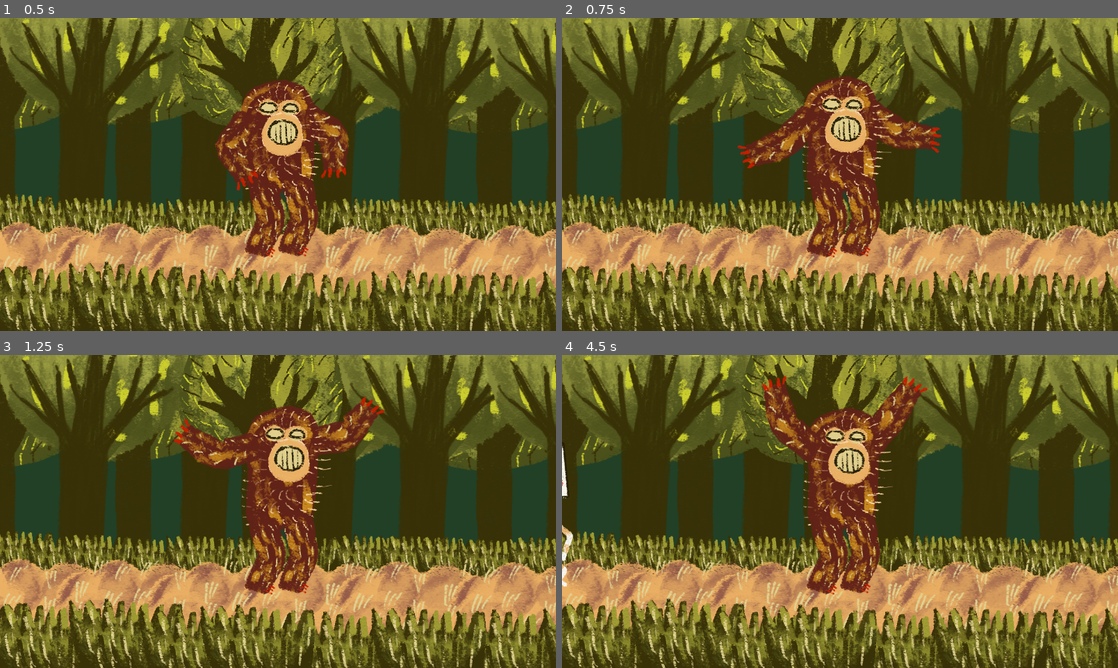
Above: before the commit, frames 1-4 (two rows, left to right).
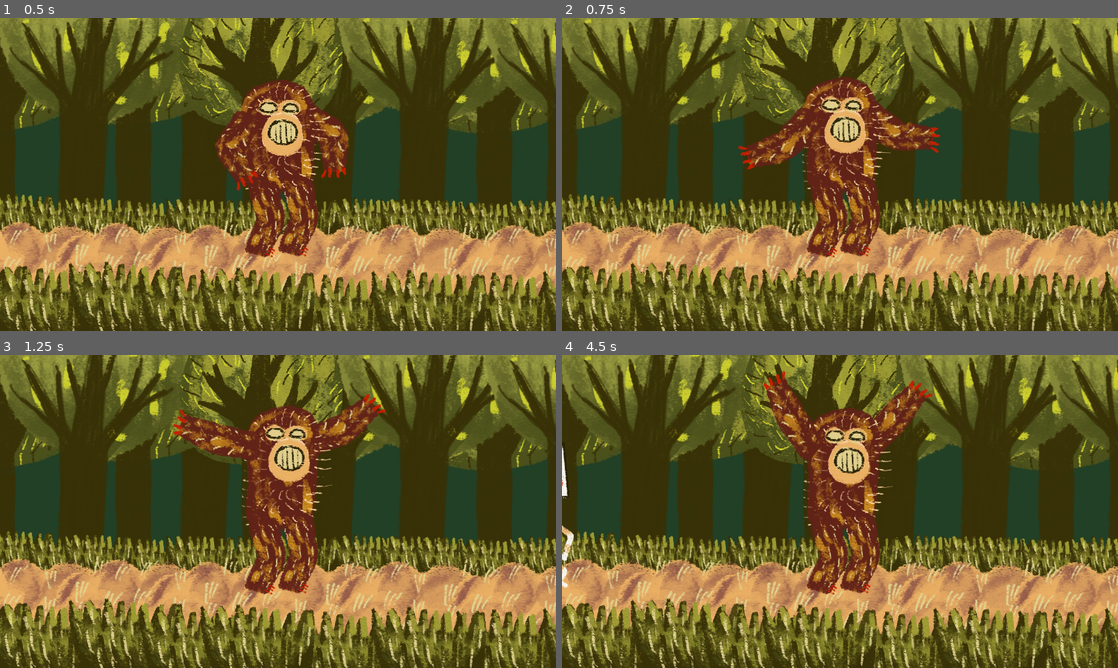
Above: after the commit, the same moments.

Repository: fguillen/The-Forest-Monster-and-the-Cards-Championship
Game: Godot game, scene res://testing/forest.tscn
Same seed, same stepped clock (60 frames per second), same inputs: the game is played once before the commit and once after it.
Inputs:
- Up to frame 1 (0.5 s): no input
- Up to frame 2 (0.75 s): tap Enter (ui_accept) at 0.5 s; hold Right (ui_right) from 0.53 s (still down)
- Up to frame 3 (1.25 s): keep holding Right (ui_right); tap Enter (ui_accept) at 0.77 s
- Up to frame 4 (4.5 s): release Right (ui_right) at 1.28 s; hold Down (ui_down) 1.28-2.03 s; tap Enter (ui_accept) at 1.52, 3.02, 3.77 s; hold Right (ui_right) 2.03-2.78 s; hold Up (ui_up) 2.78-3.53 s; hold Left (ui_left) from 3.53 s (still down)

Frame 1 is identical in both runs. In frame 2, 1.8% of the frame differs, in the area x 31-69%, y 18-51%; in frame 3, 2.6%, in the area x 31-70%, y 12-46%; in frame 4, 2.2%.

Commit message:
Paseants get scared

Diff:
--- a/actors/monster_riggid_3.gd
+++ b/actors/monster_riggid_3.gd
@@ -61,3 +61,8 @@
 func _on_animation_player_animation_finished(anim_name):
 	if _state == "scare":
 		_set_state_idle()
+
+
+func _on_scare_area_2d_body_entered(body):
+	if body is Paseant:
+		body.scare()
--- a/actors/monster_riggid_3.tscn
+++ b/actors/monster_riggid_3.tscn
@@ -158,6 +158,18 @@
 "update": 0,
 "values": [Vector2(-1, -67)]
 }
+tracks/6/type = "value"
+tracks/6/imported = false
+tracks/6/enabled = true
+tracks/6/path = NodePath("ScareArea2D:monitoring")
+tracks/6/interp = 1
+tracks/6/loop_wrap = true
+tracks/6/keys = {
+"times": PackedFloat32Array(0),
+"transitions": PackedFloat32Array(1),
+"update": 1,
+"values": [false]
+}
 
 [sub_resource type="Animation" id="Animation_mur5k"]
 resource_name = "idle"
@@ -243,7 +255,7 @@
 tracks/0/imported = false
 tracks/0/enabled = true
 tracks/0/path = NodePath("TargetArmLeft:position")
-tracks/0/interp = 1
+tracks/0/interp = 2
 tracks/0/loop_wrap = true
 tracks/0/keys = {
 "times": PackedFloat32Array(0, 0.25, 1, 1.6, 1.9, 2.2, 2.5, 2.7, 3, 3.3, 3.5, 3.8, 4),
@@ -255,7 +267,7 @@
 tracks/1/imported = false
 tracks/1/enabled = true
 tracks/1/path = NodePath("TargetArmRight:position")
-tracks/1/interp = 1
+tracks/1/interp = 2
 tracks/1/loop_wrap = true
 tracks/1/keys = {
 "times": PackedFloat32Array(0, 0.25, 1, 1.6, 1.9, 2, 2.2, 2.5, 2.7, 3, 3.3, 3.5, 3.8, 4),
@@ -267,13 +279,25 @@
 tracks/2/imported = false
 tracks/2/enabled = true
 tracks/2/path = NodePath("Polygons/Skeleton2D/Hip/Chest:position")
-tracks/2/interp = 1
+tracks/2/interp = 2
 tracks/2/loop_wrap = true
 tracks/2/keys = {
 "times": PackedFloat32Array(0, 0.4, 0.7, 1, 1.5, 2.1, 2.6, 3.2, 3.6, 4),
 "transitions": PackedFloat32Array(1, 1, 1, 1, 1, 1, 1, 1, 1, 1),
 "update": 0,
 "values": [Vector2(2, -66), Vector2(2, -66), Vector2(14, -84), Vector2(15, -69), Vector2(9, -79), Vector2(19, -73), Vector2(-3, -73), Vector2(24, -67), Vector2(11, -70), Vector2(-7, -70)]
+}
+tracks/3/type = "value"
+tracks/3/imported = false
+tracks/3/enabled = true
+tracks/3/path = NodePath("ScareArea2D:monitoring")
+tracks/3/interp = 1
+tracks/3/loop_wrap = true
+tracks/3/keys = {
+"times": PackedFloat32Array(0, 1.7, 4),
+"transitions": PackedFloat32Array(1, 1, 1),
+"update": 1,
+"values": [false, true, false]
 }
 
 [sub_resource type="Animation" id="Animation_pnurs"]
@@ -361,7 +385,17 @@
 "walk": SubResource("Animation_pnurs")
 }
 
+[sub_resource type="RectangleShape2D" id="RectangleShape2D_1rinp"]
+size = Vector2(147, 284)
+
+[sub_resource type="RectangleShape2D" id="RectangleShape2D_l1tfc"]
+size = Vector2(312, 365)
+
+[sub_resource type="RectangleShape2D" id="RectangleShape2D_xrp1w"]
+size = Vector2(927, 423.5)
+
 [node name="MonsterRiggid3" type="CharacterBody2D"]
+collision_mask = 0
 script = ExtResource("1_7hx8i")
 
 [node name="Polygons" type="Node2D" parent="."]
@@ -540,4 +574,26 @@
 "": SubResource("AnimationLibrary_axk63")
 }
 
+[node name="CollisionShape2D" type="CollisionShape2D" parent="."]
+position = Vector2(346.5, 189)
+shape = SubResource("RectangleShape2D_1rinp")
+
+[node name="ScareArea2D" type="Area2D" parent="."]
+collision_layer = 8
+collision_mask = 2
+monitoring = false
+
+[node name="CollisionShape2D" type="CollisionShape2D" parent="ScareArea2D"]
+position = Vector2(581, 247.5)
+shape = SubResource("RectangleShape2D_l1tfc")
+
+[node name="SurpriseArea2D2" type="Area2D" parent="."]
+collision_layer = 16
+collision_mask = 2
+
+[node name="CollisionShape2D" type="CollisionShape2D" parent="SurpriseArea2D2"]
+position = Vector2(499.5, 225.75)
+shape = SubResource("RectangleShape2D_xrp1w")
+
 [connection signal="animation_finished" from="AnimationPlayer" to="." method="_on_animation_player_animation_finished"]
+[connection signal="body_entered" from="ScareArea2D" to="." method="_on_scare_area_2d_body_entered"]
--- a/actors/paseant.gd
+++ b/actors/paseant.gd
@@ -2,9 +2,22 @@
 extends CharacterBody2D
 
 @export var speed = 100
+@export var speed_run = 300
 @export var direction = Vector2.RIGHT
 
+@onready var animation_player: AnimationPlayer = $AnimationPlayer
+
+var _current_speed: float
+
+
+func _ready():
+	_current_speed = speed
 
 func _physics_process(delta):
-	velocity = speed * direction
+	velocity = _current_speed * direction
 	move_and_slide()
+
+
+func scare():
+	animation_player.play("run")
+	_current_speed = speed_run
--- a/actors/paseant.tscn
+++ b/actors/paseant.tscn
@@ -188,7 +188,7 @@
 tracks/0/imported = false
 tracks/0/enabled = true
 tracks/0/path = NodePath("Polygons/FaceScared:visible")
-tracks/0/interp = 1
+tracks/0/interp = 2
 tracks/0/loop_wrap = true
 tracks/0/keys = {
 "times": PackedFloat32Array(0),
@@ -200,7 +200,7 @@
 tracks/1/imported = false
 tracks/1/enabled = true
 tracks/1/path = NodePath("TargetLegLeft:position")
-tracks/1/interp = 1
+tracks/1/interp = 2
 tracks/1/loop_wrap = true
 tracks/1/keys = {
 "times": PackedFloat32Array(0, 0.1, 0.2, 0.3),
@@ -212,7 +212,7 @@
 tracks/2/imported = false
 tracks/2/enabled = true
 tracks/2/path = NodePath("Polygons/FaceNormal:visible")
-tracks/2/interp = 1
+tracks/2/interp = 2
 tracks/2/loop_wrap = true
 tracks/2/keys = {
 "times": PackedFloat32Array(0),
@@ -224,7 +224,7 @@
 tracks/3/imported = false
 tracks/3/enabled = true
 tracks/3/path = NodePath("TargetArmRight:position")
-tracks/3/interp = 1
+tracks/3/interp = 2
 tracks/3/loop_wrap = true
 tracks/3/keys = {
 "times": PackedFloat32Array(0, 0.1),
@@ -236,7 +236,7 @@
 tracks/4/imported = false
 tracks/4/enabled = true
 tracks/4/path = NodePath("Polygons/Skeleton2D/Hip:position")
-tracks/4/interp = 1
+tracks/4/interp = 2
 tracks/4/loop_wrap = true
 tracks/4/keys = {
 "times": PackedFloat32Array(0.1, 0.3, 0.5, 0.7),
@@ -248,7 +248,7 @@
 tracks/5/imported = false
 tracks/5/enabled = true
 tracks/5/path = NodePath("TargetArmLeft:position")
-tracks/5/interp = 1
+tracks/5/interp = 2
 tracks/5/loop_wrap = true
 tracks/5/keys = {
 "times": PackedFloat32Array(0, 0.1, 0.6, 0.7, 0.8),
@@ -260,7 +260,7 @@
 tracks/6/imported = false
 tracks/6/enabled = true
 tracks/6/path = NodePath("TargetLegRight:position")
-tracks/6/interp = 1
+tracks/6/interp = 2
 tracks/6/loop_wrap = true
 tracks/6/keys = {
 "times": PackedFloat32Array(0, 0.6, 0.8),
@@ -277,7 +277,7 @@
 tracks/0/imported = false
 tracks/0/enabled = true
 tracks/0/path = NodePath("Polygons/FaceScared:visible")
-tracks/0/interp = 1
+tracks/0/interp = 2
 tracks/0/loop_wrap = true
 tracks/0/keys = {
 "times": PackedFloat32Array(0),
@@ -289,7 +289,7 @@
 tracks/1/imported = false
 tracks/1/enabled = true
 tracks/1/path = NodePath("TargetLegLeft:position")
-tracks/1/interp = 1
+tracks/1/interp = 2
 tracks/1/loop_wrap = true
 tracks/1/keys = {
 "times": PackedFloat32Array(0, 0.2, 0.4, 0.6),
@@ -301,7 +301,7 @@
 tracks/2/imported = false
 tracks/2/enabled = true
 tracks/2/path = NodePath("Polygons/FaceNormal:visible")
-tracks/2/interp = 1
+tracks/2/interp = 2
 tracks/2/loop_wrap = true
 tracks/2/keys = {
 "times": PackedFloat32Array(0),
@@ -313,7 +313,7 @@
 tracks/3/imported = false
 tracks/3/enabled = true
 tracks/3/path = NodePath("TargetArmRight:position")
-tracks/3/interp = 1
+tracks/3/interp = 2
 tracks/3/loop_wrap = true
 tracks/3/keys = {
 "times": PackedFloat32Array(0, 0.2),
@@ -325,7 +325,7 @@
 tracks/4/imported = false
 tracks/4/enabled = true
 tracks/4/path = NodePath("Polygons/Skeleton2D/Hip:position")
-tracks/4/interp = 1
+tracks/4/interp = 2
 tracks/4/loop_wrap = true
 tracks/4/keys = {
 "times": PackedFloat32Array(0.2, 0.6, 0.8, 1.2),
@@ -337,7 +337,7 @@
 tracks/5/imported = false
 tracks/5/enabled = true
 tracks/5/path = NodePath("TargetArmLeft:position")
-tracks/5/interp = 1
+tracks/5/interp = 2
 tracks/5/loop_wrap = true
 tracks/5/keys = {
 "times": PackedFloat32Array(0, 1, 1.22367, 1.4),
@@ -349,7 +349,7 @@
 tracks/6/imported = false
 tracks/6/enabled = true
 tracks/6/path = NodePath("TargetLegRight:position")
-tracks/6/interp = 1
+tracks/6/interp = 2
 tracks/6/loop_wrap = true
 tracks/6/keys = {
 "times": PackedFloat32Array(0, 1, 1.4),
@@ -365,8 +365,13 @@
 "walk": SubResource("Animation_a0w42")
 }
 
+[sub_resource type="RectangleShape2D" id="RectangleShape2D_rqr6o"]
+size = Vector2(54, 132)
+
 [node name="Paseant" type="CharacterBody2D"]
 position = Vector2(-1, -1)
+collision_layer = 2
+collision_mask = 0
 script = ExtResource("1_6072s")
 
 [node name="Polygons" type="Node2D" parent="."]
@@ -589,3 +594,7 @@
 
 [node name="Card" parent="." instance=ExtResource("3_hied0")]
 position = Vector2(180, -44)
+
+[node name="CollisionShape2D" type="CollisionShape2D" parent="."]
+position = Vector2(175, 101)
+shape = SubResource("RectangleShape2D_rqr6o")
--- a/project.godot
+++ b/project.godot
@@ -24,6 +24,19 @@
 
 movie_writer/movie_file="/Users/fernando.guillen/Downloads/godot_movie/godot_movie.avi"
 
+[layer_names]
+
+2d_render/layer_1="monster"
+2d_render/layer_2="paseant"
+2d_render/layer_3="card"
+2d_render/layer_4="monster_scare"
+2d_render/layer_5="monster_surprise"
+2d_physics/layer_1="monster"
+2d_physics/layer_2="paseant"
+2d_physics/layer_3="card"
+2d_physics/layer_4="monster_scare_area"
+2d_physics/layer_5="monster_surprise_area"
+
 [rendering]
 
 renderer/rendering_method="gl_compatibility"
--- /dev/null
+++ b/testing/scene_test_monster_and_paseant.tscn
@@ -0,0 +1,12 @@
+[gd_scene load_steps=3 format=3 uid="uid://dd8jx8wdkq2ov"]
+
+[ext_resource type="PackedScene" uid="uid://bp1g6f2qxumcn" path="res://actors/monster_riggid_3.tscn" id="1_lpnjs"]
+[ext_resource type="PackedScene" uid="uid://bol8dpj3j7s0x" path="res://actors/paseant.tscn" id="2_84sdc"]
+
+[node name="SceneTest_MonsterAndPaseant" type="Node2D"]
+
+[node name="MonsterRiggid3" parent="." instance=ExtResource("1_lpnjs")]
+
+[node name="Paseant" parent="MonsterRiggid3" instance=ExtResource("2_84sdc")]
+position = Vector2(434, 199)
+speed = 0
Not shown: 1 places in actors/monster_riggid_3.tscn that only renumber resources
Not shown: 1 places in actors/paseant.tscn that only renumber resources
